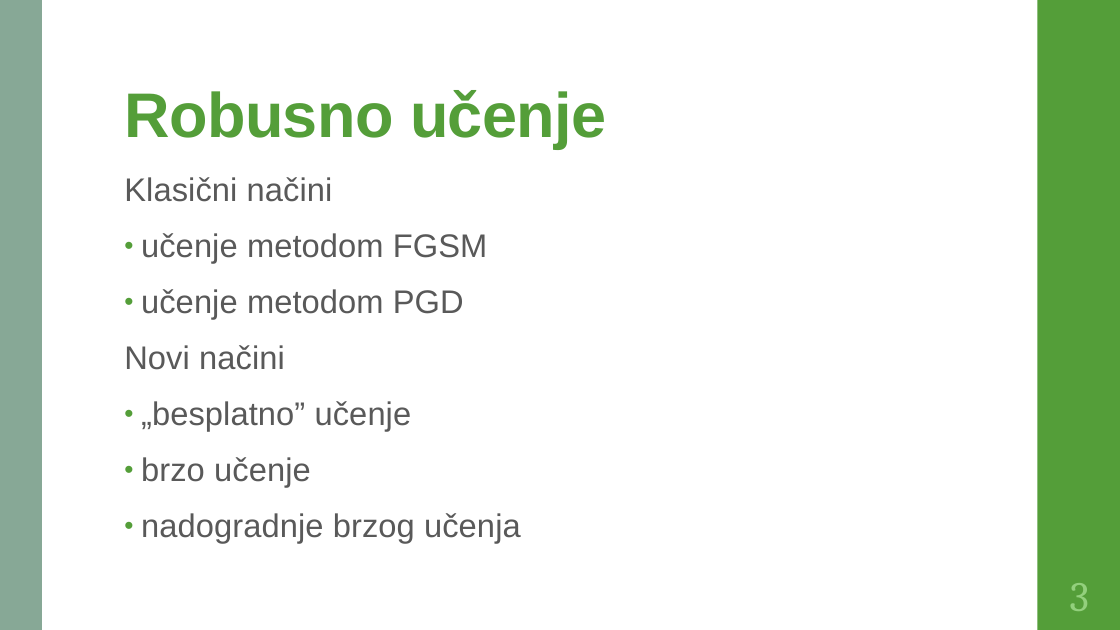
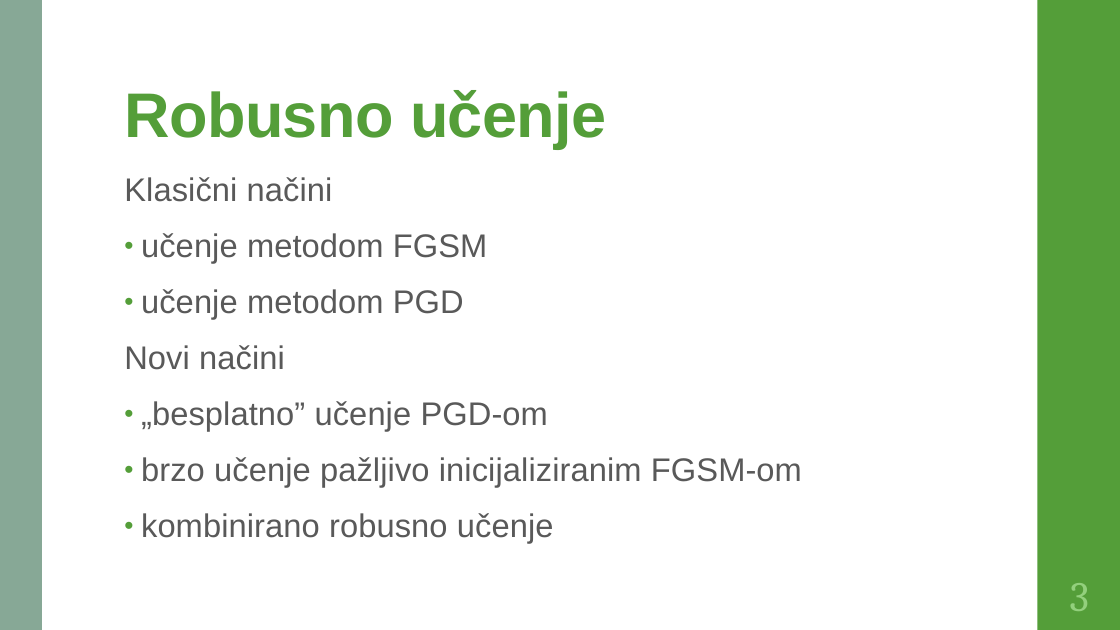
Before and after one commit to DomJamb/Zavrsni-rad-R, a slide deck: slide 4 of Dokumentacija/Algoritmi za brzo učenje na neprijateljskim primjerima.pptx. Drawn at 1120x630 pixels with LibreOffice and Linux fonts; fonts in the diff are those of the drawing. Boxes give left, top, right and bottom in pixels: in the first picture for what was removed or moved away, otherwise in the second. Text is boxed around its words. In the diff, an @@ line names an element or a change of style, - is before the commit and + after.

```diff
--- a/Dokumentacija/Algoritmi za brzo učenje na neprijateljskim primjerima.pptx
+++ b/Dokumentacija/Algoritmi za brzo učenje na neprijateljskim primjerima.pptx
@@ text at [141,401,802,543]: text changed @@
-• „besplatno” učenje
-• brzo učenje
-• nadogradnje brzog učenja
+• „besplatno” učenje PGD-om
+• brzo učenje pažljivo inicijaliziranim FGSM-om
+• kombinirano robusno učenje
```
Also in this commit, not shown: 2 other slides changed, 1 slide added, 11 other files.
